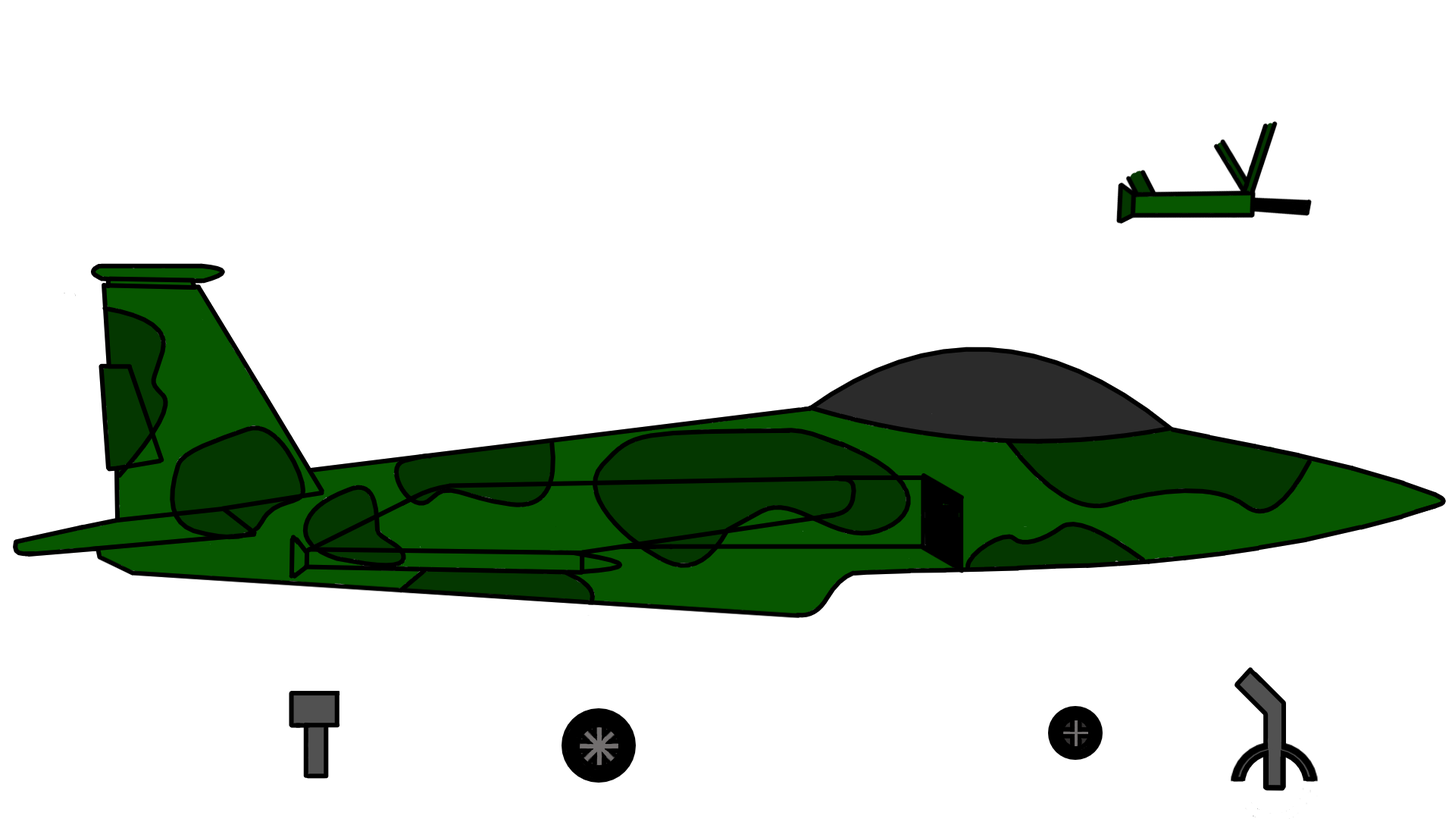
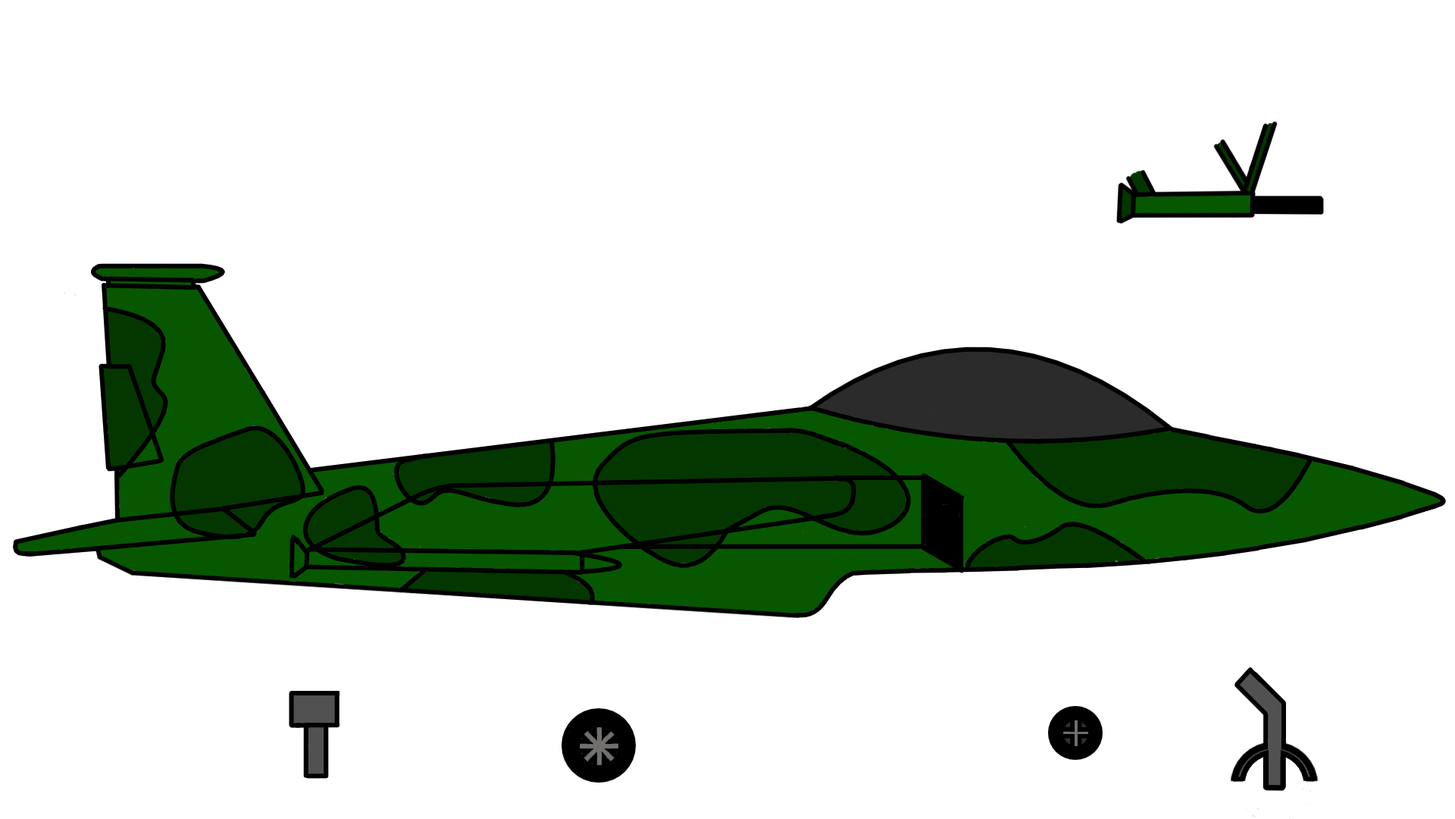
The second 1455px x 819px image is a revision of the first. Changes to its layers:
painted on "contour" (2nd of 6, in "jet" › "gun") over [1253, 195, 1325, 217]
painted on "colour" (2nd of 6, in "jet" › "gun") over [1253, 197, 1322, 213]
